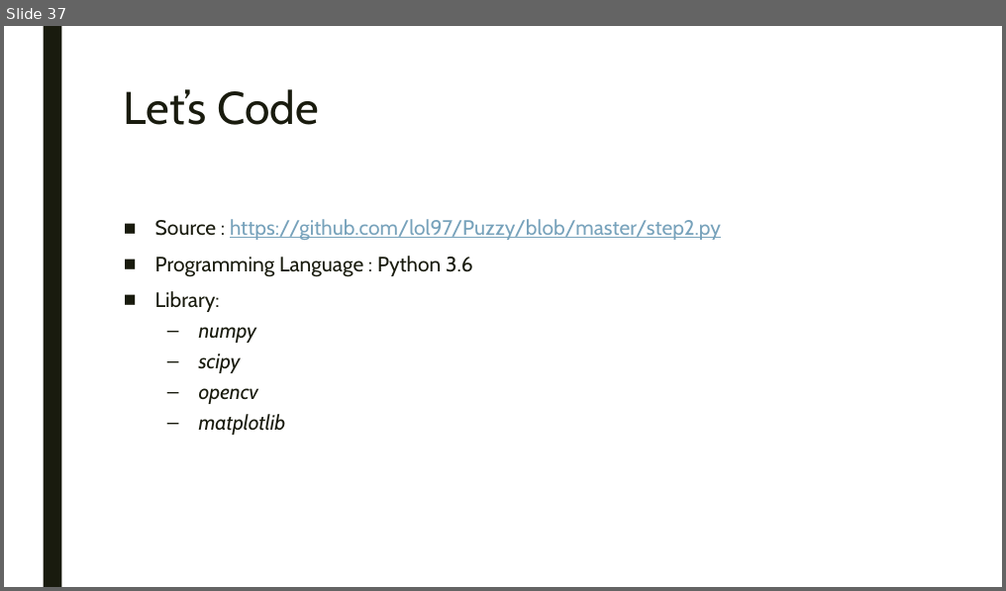
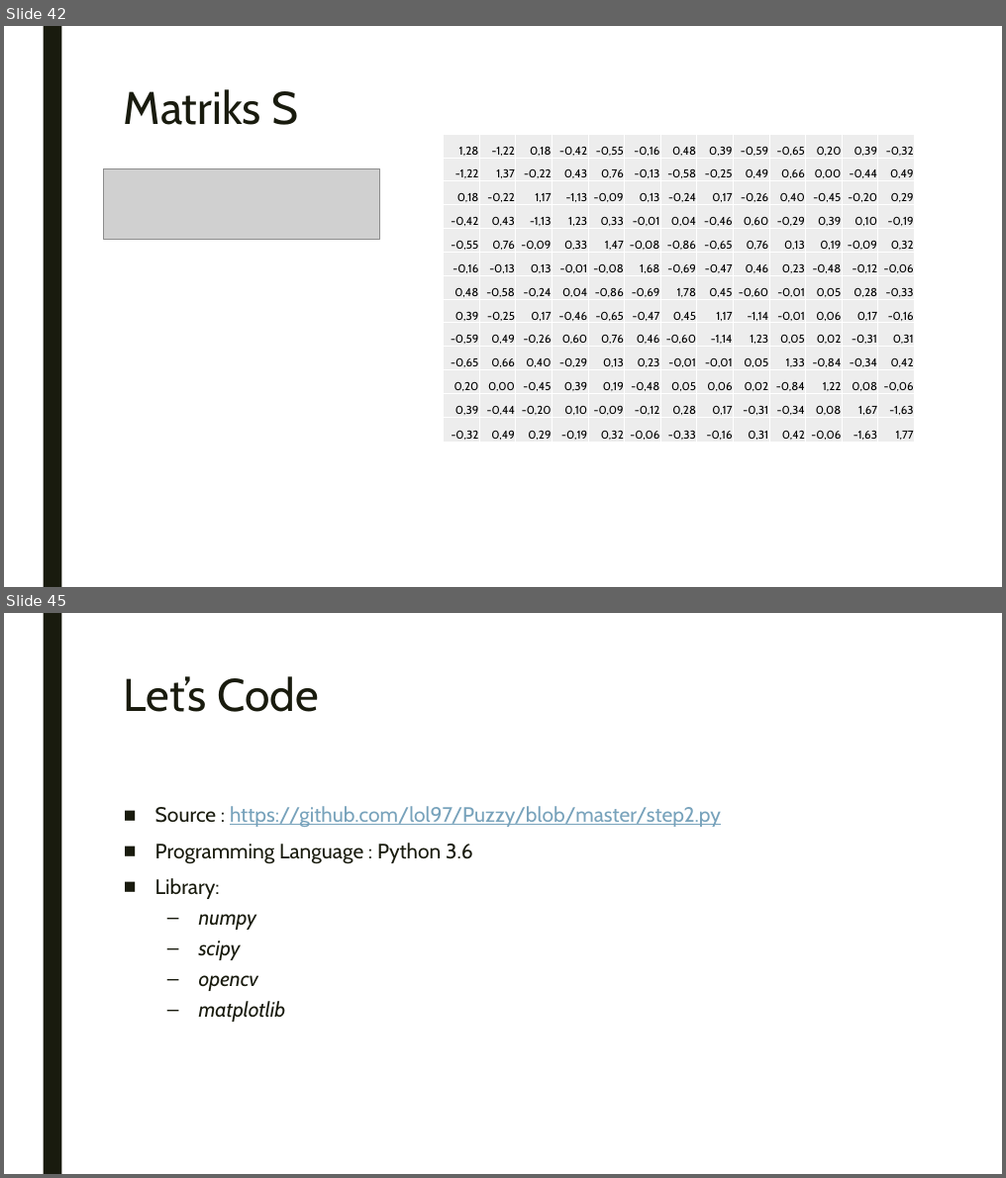
Before and after one commit to lol97/Puzzy, a slide deck: Fuzzy Quantification Theory.pptx. Shown one above the other, each under a label of ours: slide 37 before the commit, slides 42 and 45 after it; the slides between them are not shown. The pictures are 1006x591 and 1006x1178 pixels, drawn with LibreOffice and Linux fonts; fonts in the diff are those of the drawing; grey boxes stand for pictures. Boxes give left, top, right and bottom in pixels: in the first picture for what was removed or moved away, otherwise in the second. Text is boxed around its words. In the diff, an @@ line names an element or a change of style, - is before the commit and + after.

```diff
--- a/Fuzzy Quantification Theory.pptx
+++ b/Fuzzy Quantification Theory.pptx
@@ slide 42 added at (x1=4, y1=26, x2=1002, y2=587), background #FFFFFF; not listed: 1 template element that a slide beside it also shows @@
@@ title added at (x1=124, y1=89, x2=298, y2=125), 44 pt, text #191B0E @@
+Matriks S
@@ table added at (x1=444, y1=134, x2=911, y2=444), 13 rows, 13 columns @@
+1,28 | -1,22 | 0,18 | -0,42 | -0,55 | -0,16 | 0,48 | 0,39 | -0,59 | -0,65 | 0,20 | 0,39 | -0,32
+-1,22 | 1,37 | -0,22 | 0,43 | 0,76 | -0,13 | -0,58 | -0,25 | 0,49 | 0,66 | 0,00 | -0,44 | 0,49
+0,18 | -0,22 | 1,17 | -1,13 | -0,09 | 0,13 | -0,24 | 0,17 | -0,26 | 0,40 | -0,45 | -0,20 | 0,29
+-0,42 | 0,43 | -1,13 | 1,23 | 0,33 | -0,01 | 0,04 | -0,46 | 0,60 | -0,29 | 0,39 | 0,10 | -0,19
+-0,55 | 0,76 | -0,09 | 0,33 | 1,47 | -0,08 | -0,86 | -0,65 | 0,76 | 0,13 | 0,19 | -0,09 | 0,32
+-0,16 | -0,13 | 0,13 | -0,01 | -0,08 | 1,68 | -0,69 | -0,47 | 0,46 | 0,23 | -0,48 | -0,12 | -0,06
+0,48 | -0,58 | -0,24 | 0,04 | -0,86 | -0,69 | 1,78 | 0,45 | -0,60 | -0,01 | 0,05 | 0,28 | -0,33
+0,39 | -0,25 | 0,17 | -0,46 | -0,65 | -0,47 | 0,45 | 1,17 | -1,14 | -0,01 | 0,06 | 0,17 | -0,16
+-0,59 | 0,49 | -0,26 | 0,60 | 0,76 | 0,46 | -0,60 | -1,14 | 1,23 | 0,05 | 0,02 | -0,31 | 0,31
+-0,65 | 0,66 | 0,40 | -0,29 | 0,13 | 0,23 | -0,01 | -0,01 | 0,05 | 1,33 | -0,84 | -0,34 | 0,42
+0,20 | 0,00 | -0,45 | 0,39 | 0,19 | -0,48 | 0,05 | 0,06 | 0,02 | -0,84 | 1,22 | 0,08 | -0,06
+0,39 | -0,44 | -0,20 | 0,10 | -0,09 | -0,12 | 0,28 | 0,17 | -0,31 | -0,34 | 0,08 | 1,67 | -1,63
+-0,32 | 0,49 | 0,29 | -0,19 | 0,32 | -0,06 | -0,33 | -0,16 | 0,31 | 0,42 | -0,06 | -1,63 | 1,77
@@ picture added at (x1=104, y1=169, x2=380, y2=240) @@
@@ what was slide 37 is now slide 45 @@
```
Also in this commit, not shown: 7 other slides added, 19 other files.
